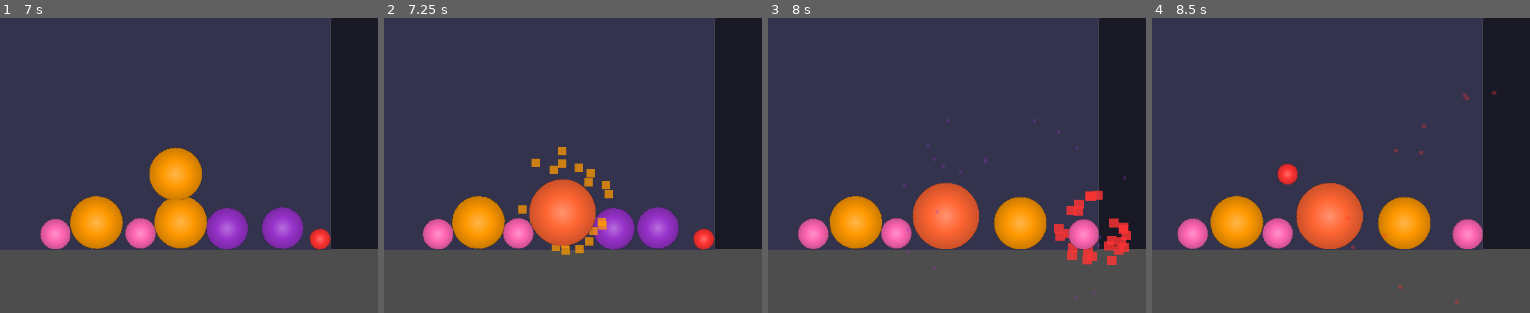
Above: before the commit, frames 1-4 (left to right).
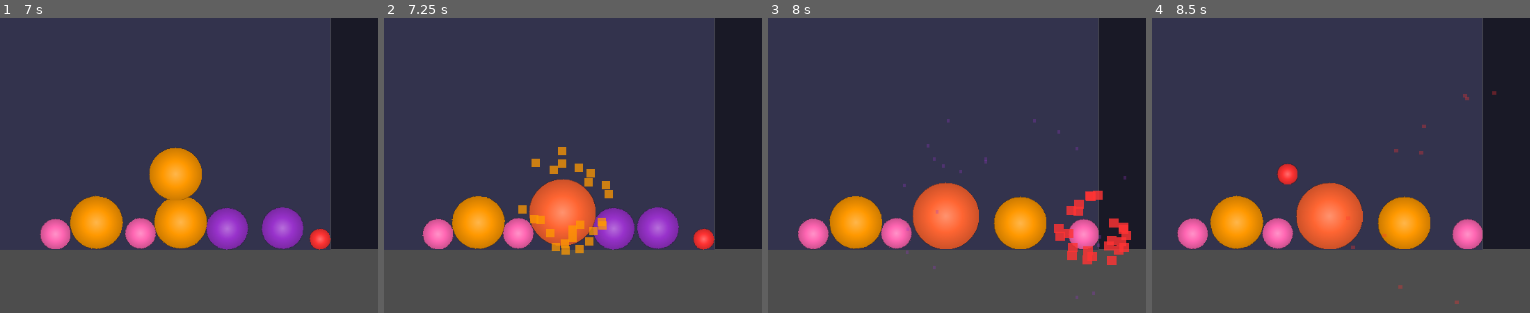
Above: after the commit, the same moments.

Repository: atom32/syn_melon
Game: Godot game, scene res://scenes/Main.tscn
The game is run twice, just before and just after one commit, with the same random seed, the same clock (stepped at 60 frames per second) and the same inputs.
Inputs (mouse positions are % of the whole screen's width and height, from its top left):
- Up to frame 1 (7 s): tap Enter at 0.5 s; move the mouse to (70, 45) at 0.52 s; click (70, 45) at 0.67 s; move the mouse to (26, 55) at 1.27 s; click (26, 55) at 1.42 s; move the mouse to (58, 28) at 2.02 s; click (58, 28) at 2.17 s; move the mouse to (42, 70) at 2.77 s; click (42, 70) at 2.92 s; move the mouse to (79, 65) at 3.52 s; click (79, 65) at 3.67 s; move the mouse to (15, 35) at 4.27 s; click (15, 35) at 4.42 s; move the mouse to (52, 50) at 5.02 s; click (52, 50) at 5.17 s; move the mouse to (31, 25) at 5.77 s; click (31, 25) at 5.92 s; move the mouse to (70, 45) at 6.52 s; click (70, 45) at 6.67 s
- Up to frame 2 (7.25 s): no input
- Up to frame 3 (8 s): move the mouse to (26, 55) at 7.27 s; click (26, 55) at 7.42 s
- Up to frame 4 (8.5 s): move the mouse to (58, 28) at 8.02 s; click (58, 28) at 8.17 s
The pictures show only the part of the screen within x 8-58%, y 46-96%; the shares and areas given below are measured in that part.

Frame 1 is identical in both runs. In frame 2, 0.4% of the frame differs, in the area x 38-56%, y 66-78%; in frame 3, 0.1%; in frame 4, nothing differs.

Commit message:
fix: reduce z_index values to stay within Godot's limit (4096)
- Normal effects: 500-999
- Floating score: 1000
- Explosion particles: 501-502
- Mega explosion: 1999-2001
- Game over panel: 4000 (highest)

All values now within CANVAS_ITEM_Z_MAX limit.

Diff:
--- a/scenes/Main.tscn
+++ b/scenes/Main.tscn
@@ -99,5 +99,5 @@
 shape = SubResource("RectangleShape2D_ground")
 
 [node name="GameOverPanel" type="Panel" parent="."]
-z_index = 99999
+z_index = 4000
 script = ExtResource("3_gameover")
--- a/scripts/EffectManager.gd
+++ b/scripts/EffectManager.gd
@@ -16,7 +16,7 @@
 ## 创建爆炸粒子特效
 static func create_explosion(parent: Node, position: Vector2, color: Color) -> void:
 	var container = Node2D.new()
-	container.z_index = 10000
+	container.z_index = 500
 	container.global_position = position
 	parent.add_child(container)
 
@@ -34,7 +34,7 @@
 	var particle = ColorRect.new()
 	particle.size = Vector2(16, 16)
 	particle.color = color
-	particle.z_index = 10000
+	particle.z_index = 501
 	particle.position = Vector2(0, 0)
 
 	container.add_child(particle)
@@ -56,7 +56,7 @@
 ## 创建飘字得分特效
 static func create_floating_score(parent: Node, position: Vector2, points: int) -> void:
 	var container = Control.new()
-	container.z_index = 10001
+	container.z_index = 1000
 	container.global_position = position
 	container.set_anchors_and_offsets_preset(Control.PRESET_CENTER)
 	parent.add_child(container)
--- a/scripts/ExplosionEffect.gd
+++ b/scripts/ExplosionEffect.gd
@@ -46,8 +46,8 @@
 	sprite.size = Vector2(12, 12)  # 增大粒子
 	sprite.color = color
 
-	# 设置极高的 z_index 确保粒子显示在最上层
-	sprite.z_index = 10000
+	# 设置 z_index 确保粒子显示在最上层
+	sprite.z_index = 502
 
 	# 计算随机方向和速度
 	var angle = randf() * TAU  # 0 到 360 度
--- a/scripts/MegaExplosionEffect.gd
+++ b/scripts/MegaExplosionEffect.gd
@@ -15,7 +15,7 @@
 ## 触发超大爆炸特效
 func explode(color: Color, position: Vector2) -> void:
 	global_position = position
-	z_index = 20000
+	z_index = 2000
 
 	# 创建爆炸粒子
 	for i in range(PARTICLE_COUNT):
@@ -40,7 +40,7 @@
 	var size = randf_range(20, 40)
 	particle.size = Vector2(size, size)
 	particle.color = color
-	particle.z_index = 20000
+	particle.z_index = 2001
 	particle.position = Vector2(0, 0)
 
 	add_child(particle)
@@ -63,7 +63,7 @@
 	var shockwave = ColorRect.new()
 	shockwave.size = Vector2(10, 10)
 	shockwave.color = Color(1, 1, 1, 0.8)
-	shockwave.z_index = 19999
+	shockwave.z_index = 1999
 	shockwave.position = Vector2(-5, -5)
 
 	add_child(shockwave)
